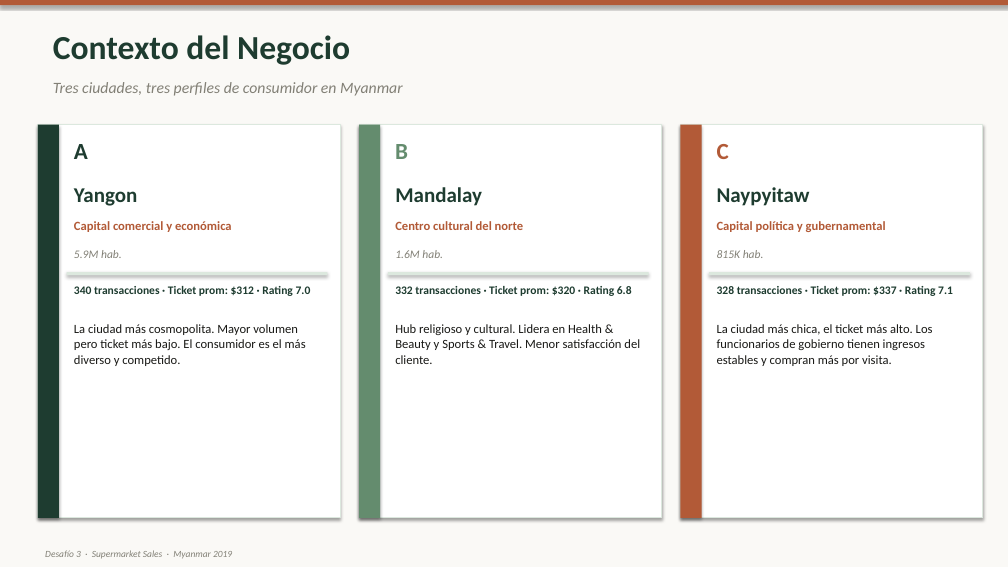
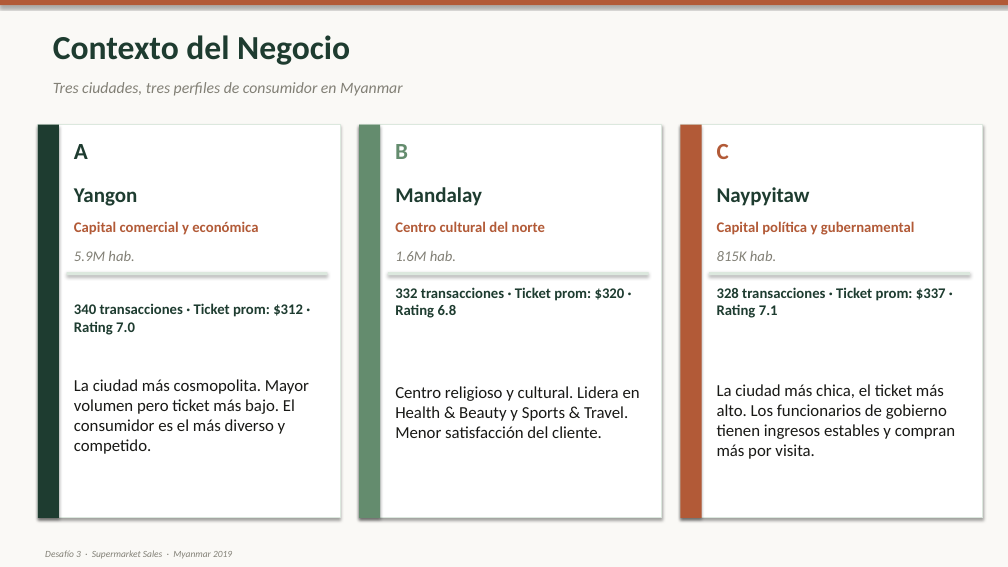
Before and after one commit to javierFernandezF/tallerStoryteling, a slide deck: slide 2 of Taller/Archivos notables/Desafio3_Presentacion_v3.pptx. Drawn at 1008x567 pixels with LibreOffice and Linux fonts; fonts in the diff are those of the drawing. Boxes give left, top, right and bottom in pixels: in the first picture for what was removed or moved away, otherwise in the second. Text is boxed around its words. In the diff, an @@ line names an element or a change of style, - is before the commit and + after.

```diff
--- a/Taller/Archivos notables/Desafio3_Presentacion_v3.pptx
+++ b/Taller/Archivos notables/Desafio3_Presentacion_v3.pptx
@@ size 12 to 14 pt in 3 elements at (74,221,258,235), (395,221,545,232), (717,221,915,235) @@
@@ size 11 to 14 pt in 6 elements at (74,251,134,261), (395,251,456,261), (717,251,776,261), (395,287,625,318), (717,287,946,318), (74,303,303,335) @@
@@ text "340 transacciones · Ticket prom: ...": place and size @@
-text "340 transacciones · Ticket prom: ..." at (74,286,311,296)
+text "340 transacciones · Ticket prom: ..." at (74,303,303,335)
@@ text "La ciudad más cosmopolita. Mayor ...": place and size @@
-text "La ciudad más cosmopolita. Mayor ..." at (74,324,306,366)
+text "La ciudad más cosmopolita. Mayor ..." at (74,379,309,454)
@@ text "La ciudad más cosmopolita. Mayor ..." at (74,379,309,454): size 12 to 16 pt @@
@@ text at (395,386,640,438): text changed; size 12 to 16 pt @@
-Hub religioso y cultural. Lidera en Health & Beauty y Sports & Travel. Menor satisfacción del cliente.
+Centro religioso y cultural. Lidera en Health & Beauty y Sports & Travel. Menor satisfacción del cliente.
@@ text "La ciudad más chica, el ..." at (717,384,955,459): size 12 to 16 pt @@
@@ text "La ciudad más chica, el ...": place and size @@
-text "La ciudad más chica, el ..." at (717,324,933,366)
+text "La ciudad más chica, el ..." at (717,384,955,459)
```
Also in this commit, not shown: 7 other slides changed, 2 other files.
